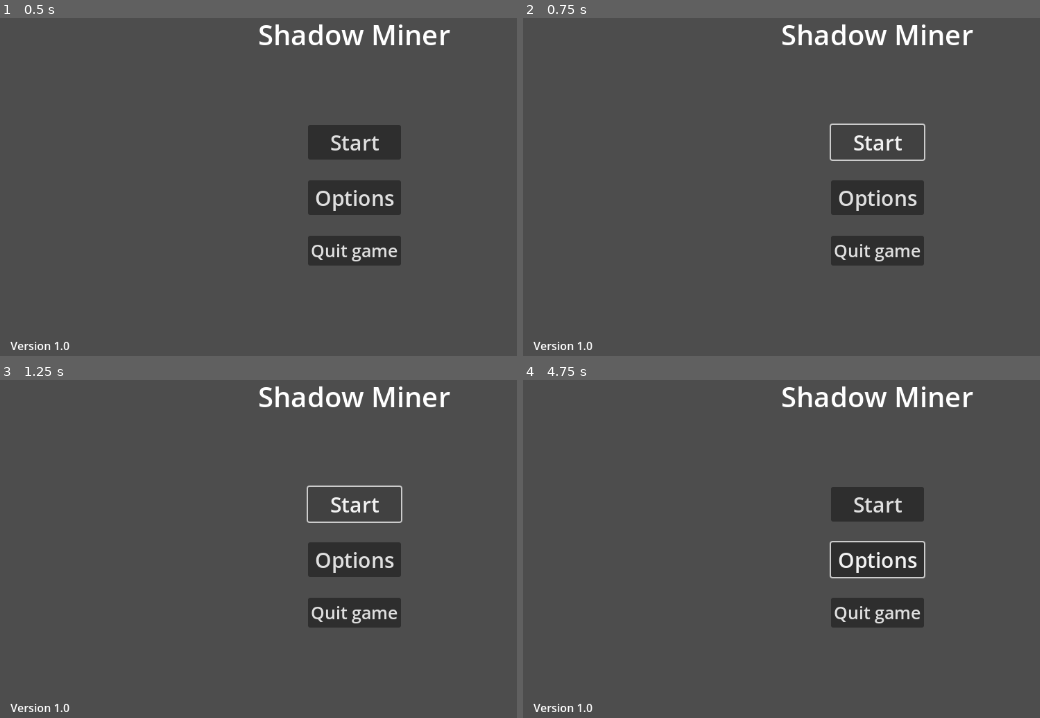
Above: before the commit, frames 1-4 (two rows, left to right).
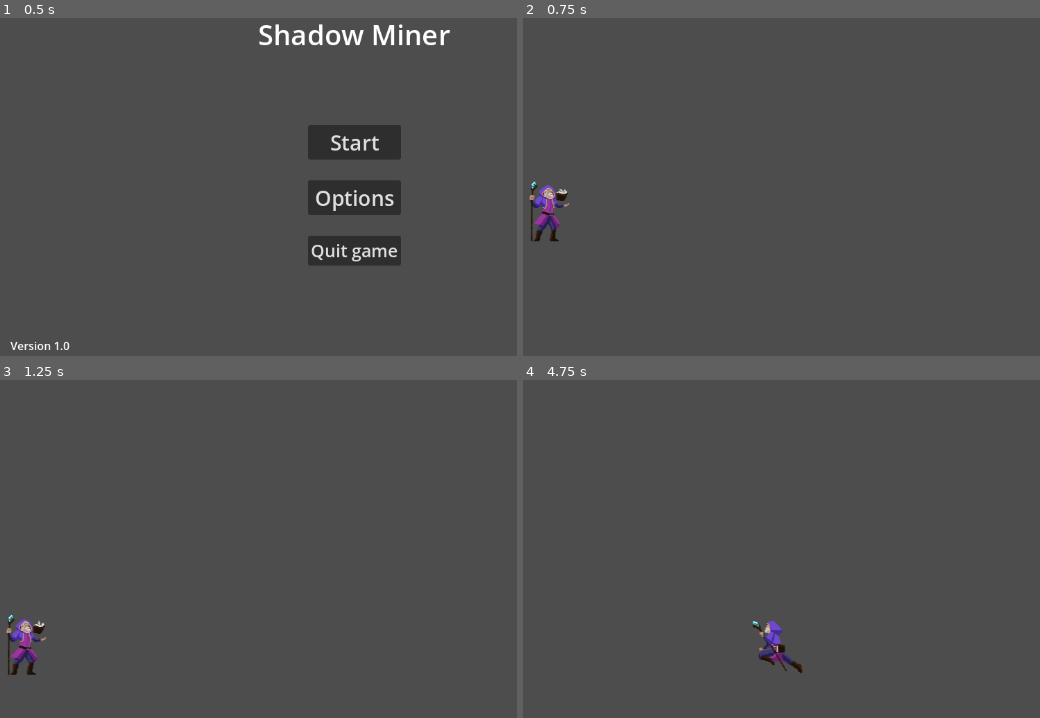
Above: after the commit, the same moments.

Repository: Aditya-1301/ShadowMiner
Game: Godot game, scene res://scenes/main_menu.tscn
Two runs of this game, one before a commit and one after it. Both use one fixed random seed, a clock stepped at 60 frames per second and the inputs below.
Inputs (mouse positions are in pixels of both pictures, inside the frame that each line leads up to):
- Up to frame 1 (0.5 s): no input
- Up to frame 2 (0.75 s): click "Start" at 0.5 s
- Up to frame 3 (1.25 s): no input
- Up to frame 4 (4.75 s): click (879, 505) at 1.25 s, where only the run before the commit has a clickable "Start"; click (879, 559) at 2 s, where only the run before the commit has a clickable "Options"; move the mouse to (outside the picture) at 2.77 s; hold Right (ui_right) 2.78-4.28 s; move the mouse to (719, 569) at 3.52 s; move the mouse to (957, 447) at 4.27 s; hold Left (ui_left) from 4.28 s (still down)

Frame 1 is identical in both runs. In frame 2, 5.4% of the frame differs, in the area x 1-88%, y 1-99%; in frame 3, 5.4%; in frame 4, 6.8%.

Commit message:
Added player movement scripts and temporary sprites

Diff:
--- a/scenes/main_menu.tscn
+++ b/scenes/main_menu.tscn
@@ -1,6 +1,6 @@
 [gd_scene load_steps=3 format=3 uid="uid://betdgvlp3b5ip"]
 
-[ext_resource type="Script" path="res://start_text.gd" id="1_fsvt5"]
+[ext_resource type="Script" path="res://scripts/start_text.gd" id="1_fsvt5"]
 [ext_resource type="Script" path="res://scripts/quit_text.gd" id="2_okden"]
 
 [node name="MarginContainer" type="MarginContainer"]
@@ -48,7 +48,6 @@
 text = "Start
 "
 script = ExtResource("1_fsvt5")
-next_scene_path = "res://stage0.tscn"
 
 [node name="options_text" type="Button" parent="MarginContainer/VBoxContainer/MenuItems"]
 layout_mode = 2
--- /dev/null
+++ b/scenes/player.tscn
@@ -0,0 +1,171 @@
+[gd_scene load_steps=26 format=3 uid="uid://dsottsavymv0e"]
+
+[ext_resource type="Script" path="res://scripts/player.gd" id="1_68gri"]
+[ext_resource type="Texture2D" uid="uid://bi50f48khfsl6" path="res://assets/Player/Fall.png" id="2_2vqwf"]
+[ext_resource type="Texture2D" uid="uid://bkx3865op2mhc" path="res://assets/Player/Idle.png" id="2_evh16"]
+[ext_resource type="Texture2D" uid="uid://cw58w8366nwwh" path="res://assets/Player/Jump.png" id="4_8wfl1"]
+[ext_resource type="Texture2D" uid="uid://dhbhwdac1m21e" path="res://assets/Player/Run.png" id="5_vtvnt"]
+
+[sub_resource type="AtlasTexture" id="AtlasTexture_lvbnv"]
+atlas = ExtResource("2_2vqwf")
+region = Rect2(0, 0, 231, 190)
+
+[sub_resource type="AtlasTexture" id="AtlasTexture_p4xd3"]
+atlas = ExtResource("2_2vqwf")
+region = Rect2(231, 0, 231, 190)
+
+[sub_resource type="AtlasTexture" id="AtlasTexture_raih4"]
+atlas = ExtResource("2_evh16")
+region = Rect2(0, 0, 231, 190)
+
+[sub_resource type="AtlasTexture" id="AtlasTexture_w03eq"]
+atlas = ExtResource("2_evh16")
+region = Rect2(231, 0, 231, 190)
+
+[sub_resource type="AtlasTexture" id="AtlasTexture_au5f6"]
+atlas = ExtResource("2_evh16")
+region = Rect2(462, 0, 231, 190)
+
+[sub_resource type="AtlasTexture" id="AtlasTexture_y64q0"]
+atlas = ExtResource("2_evh16")
+region = Rect2(693, 0, 231, 190)
+
+[sub_resource type="AtlasTexture" id="AtlasTexture_ek6d8"]
+atlas = ExtResource("2_evh16")
+region = Rect2(924, 0, 231, 190)
+
+[sub_resource type="AtlasTexture" id="AtlasTexture_wulqm"]
+atlas = ExtResource("2_evh16")
+region = Rect2(1155, 0, 231, 190)
+
+[sub_resource type="AtlasTexture" id="AtlasTexture_pc0pd"]
+atlas = ExtResource("4_8wfl1")
+region = Rect2(0, 0, 231, 190)
+
+[sub_resource type="AtlasTexture" id="AtlasTexture_fnrhb"]
+atlas = ExtResource("4_8wfl1")
+region = Rect2(231, 0, 231, 190)
+
+[sub_resource type="AtlasTexture" id="AtlasTexture_gjqim"]
+atlas = ExtResource("5_vtvnt")
+region = Rect2(0, 0, 231, 190)
+
+[sub_resource type="AtlasTexture" id="AtlasTexture_a532n"]
+atlas = ExtResource("5_vtvnt")
+region = Rect2(231, 0, 231, 190)
+
+[sub_resource type="AtlasTexture" id="AtlasTexture_i0vhg"]
+atlas = ExtResource("5_vtvnt")
+region = Rect2(462, 0, 231, 190)
+
+[sub_resource type="AtlasTexture" id="AtlasTexture_ljgav"]
+atlas = ExtResource("5_vtvnt")
+region = Rect2(693, 0, 231, 190)
+
+[sub_resource type="AtlasTexture" id="AtlasTexture_4vcs0"]
+atlas = ExtResource("5_vtvnt")
+region = Rect2(924, 0, 231, 190)
+
+[sub_resource type="AtlasTexture" id="AtlasTexture_ms3il"]
+atlas = ExtResource("5_vtvnt")
+region = Rect2(1155, 0, 231, 190)
+
+[sub_resource type="AtlasTexture" id="AtlasTexture_aofmt"]
+atlas = ExtResource("5_vtvnt")
+region = Rect2(1386, 0, 231, 190)
+
+[sub_resource type="AtlasTexture" id="AtlasTexture_bdjur"]
+atlas = ExtResource("5_vtvnt")
+region = Rect2(1617, 0, 231, 190)
+
+[sub_resource type="SpriteFrames" id="SpriteFrames_24qxx"]
+animations = [{
+"frames": [{
+"duration": 1.0,
+"texture": SubResource("AtlasTexture_lvbnv")
+}, {
+"duration": 1.0,
+"texture": SubResource("AtlasTexture_p4xd3")
+}],
+"loop": true,
+"name": &"fall",
+"speed": 5.0
+}, {
+"frames": [{
+"duration": 1.0,
+"texture": SubResource("AtlasTexture_raih4")
+}, {
+"duration": 1.0,
+"texture": SubResource("AtlasTexture_w03eq")
+}, {
+"duration": 1.0,
+"texture": SubResource("AtlasTexture_au5f6")
+}, {
+"duration": 1.0,
+"texture": SubResource("AtlasTexture_y64q0")
+}, {
+"duration": 1.0,
+"texture": SubResource("AtlasTexture_ek6d8")
+}, {
+"duration": 1.0,
+"texture": SubResource("AtlasTexture_wulqm")
+}],
+"loop": true,
+"name": &"idle",
+"speed": 6.0
+}, {
+"frames": [{
+"duration": 1.0,
+"texture": SubResource("AtlasTexture_pc0pd")
+}, {
+"duration": 1.0,
+"texture": SubResource("AtlasTexture_fnrhb")
+}],
+"loop": true,
+"name": &"jump",
+"speed": 5.0
+}, {
+"frames": [{
+"duration": 1.0,
+"texture": SubResource("AtlasTexture_gjqim")
+}, {
+"duration": 1.0,
+"texture": SubResource("AtlasTexture_a532n")
+}, {
+"duration": 1.0,
+"texture": SubResource("AtlasTexture_i0vhg")
+}, {
+"duration": 1.0,
+"texture": SubResource("AtlasTexture_ljgav")
+}, {
+"duration": 1.0,
+"texture": SubResource("AtlasTexture_4vcs0")
+}, {
+"duration": 1.0,
+"texture": SubResource("AtlasTexture_ms3il")
+}, {
+"duration": 1.0,
+"texture": SubResource("AtlasTexture_aofmt")
+}, {
+"duration": 1.0,
+"texture": SubResource("AtlasTexture_bdjur")
+}],
+"loop": true,
+"name": &"run",
+"speed": 14.0
+}]
+
+[sub_resource type="RectangleShape2D" id="RectangleShape2D_nq41f"]
+size = Vector2(37, 78)
+
+[node name="Player" type="CharacterBody2D"]
+script = ExtResource("1_68gri")
+
+[node name="AnimatedSprite2D" type="AnimatedSprite2D" parent="."]
+sprite_frames = SubResource("SpriteFrames_24qxx")
+animation = &"jump"
+autoplay = "idle"
+
+[node name="CollisionShape2D" type="CollisionShape2D" parent="."]
+position = Vector2(-8.5, 7)
+shape = SubResource("RectangleShape2D_nq41f")
--- a/scenes/stage0.tscn
+++ b/scenes/stage0.tscn
@@ -1,3 +1,20 @@
-[gd_scene format=3 uid="uid://c6ncnlf15l8g3"]
+[gd_scene load_steps=3 format=3 uid="uid://c6ncnlf15l8g3"]
+
+[ext_resource type="PackedScene" uid="uid://dsottsavymv0e" path="res://scenes/player.tscn" id="1_ulxur"]
+
+[sub_resource type="WorldBoundaryShape2D" id="WorldBoundaryShape2D_1v4ht"]
 
 [node name="Stage0" type="Node2D"]
+
+[node name="Player" parent="." instance=ExtResource("1_ulxur")]
+position = Vector2(107, 346)
+
+[node name="StaticBody2D" type="StaticBody2D" parent="."]
+position = Vector2(87, 107)
+
+[node name="CollisionShape2D" type="CollisionShape2D" parent="StaticBody2D"]
+position = Vector2(16, 403)
+shape = SubResource("WorldBoundaryShape2D_1v4ht")
+
+[node name="Camera2D" type="Camera2D" parent="."]
+position = Vector2(575, 325)
--- a/scripts/menu_interaction.gd
+++ b/scripts/menu_interaction.gd
@@ -10,7 +10,5 @@
 func _process(delta):
 	pass
 
-
-
 func _on_mouse_entered():
 	pass # Replace with function body.
--- /dev/null
+++ b/scripts/player.gd
@@ -0,0 +1,36 @@
+extends CharacterBody2D
+
+
+const SPEED = 300.0
+const JUMP_VELOCITY = -400.0
+
+# Get the gravity from the project settings to be synced with RigidBody nodes.
+var gravity = ProjectSettings.get_setting("physics/2d/default_gravity")
+@onready var animated_sprite_2d = $AnimatedSprite2D
+
+
+func _physics_process(delta):
+	# Add the gravity.
+	if not is_on_floor():
+		velocity.y += gravity * delta
+		animated_sprite_2d.play("fall")
+	else:
+		# Handle jump.
+		if Input.is_action_just_pressed("ui_accept") and is_on_floor():
+			velocity.y = JUMP_VELOCITY
+			animated_sprite_2d.play("jump")
+
+
+	# Get the input direction and handle the movement/deceleration.
+	# As good practice, you should replace UI actions with custom gameplay actions.
+	var direction = Input.get_axis("ui_left", "ui_right")
+	if direction:
+		velocity.x = direction * SPEED
+		animated_sprite_2d.play("run")
+		# Flip the sprite based on direction
+		animated_sprite_2d.flip_h = direction < 0
+	else:
+		velocity.x = move_toward(velocity.x, 0, SPEED)
+		animated_sprite_2d.play("idle")
+
+	move_and_slide()
--- /dev/null
+++ b/scripts/start_text.gd
@@ -0,0 +1,4 @@
+extends Button
+
+func _on_pressed():
+	get_tree().change_scene_to_file("res://scenes/stage0.tscn")
--- a/start_text.gd
+++ /dev/null
@@ -1,6 +0,0 @@
-extends Button
-
-@export var next_scene_path: String
-
-func _on_pressed():
-	get_tree().change_scene_to_file(next_scene_path)
Binary file added: assets/Player/Attack1.png
Not shown, added: assets/Player/Attack1.png.import
Binary file added: assets/Player/Attack2.png
Not shown, added: assets/Player/Attack2.png.import
Binary file added: assets/Player/Death.png
Not shown, added: assets/Player/Death.png.import
Binary file added: assets/Player/Fall.png
Not shown, added: assets/Player/Fall.png.import
Binary file added: assets/Player/Hit.png
Not shown, added: assets/Player/Hit.png.import
Binary file added: assets/Player/Idle.png
Not shown, added: assets/Player/Idle.png.import
(and 4 more such lines)
